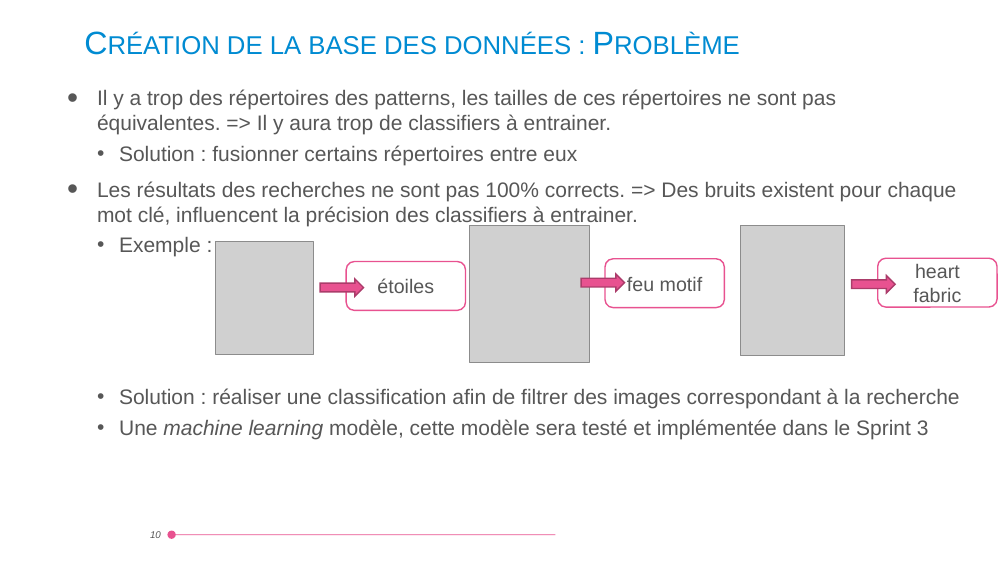
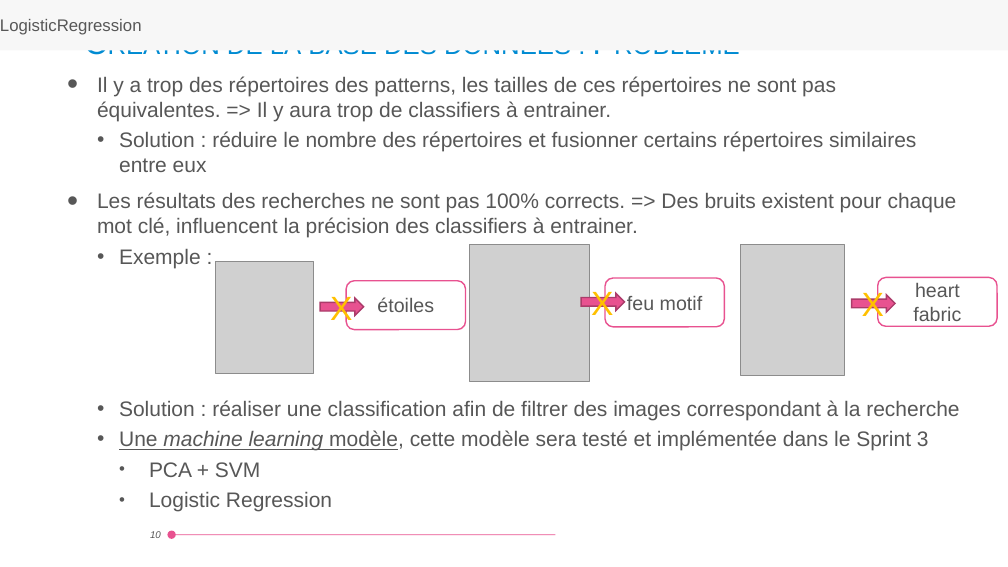
Before and after one commit to nanzhao2016/Projet_Mode, a slide deck: slide 10 of methodologie.pptx. Drawn at 1008x567 pixels with LibreOffice and Linux fonts; fonts in the diff are those of the drawing; grey boxes stand for pictures; background and template pictures are left out. Boxes give left, top, right and bottom in pixels: in the first picture for what was removed or moved away, otherwise in the second. Text is boxed around its words. In the diff, an @@ line names an element or a change of style, - is before the commit and + after.

Commit message:
avancement sprint2

```diff
--- a/methodologie.pptx
+++ b/methodologie.pptx
@@ rectangle added at [0,0,1008,50], fill #F7F7F7, 12 pt, text #575757 @@
+LogisticRegression
@@ text "Il y a trop des ...": place and size @@
-text "Il y a trop des ..." at [97,89,959,439]
+text "Il y a trop des ..." at [97,76,959,477]
@@ text at [119,131,916,172]: text changed @@
-  • Solution : fusionner certains répertoires entre eux
+  • Solution : réduire le nombre des répertoires et fusionner certains répertoires similaires entre eux
@@ text in right arrow at [330,293,352,327]: text added @@
+X
@@ text in right arrow at [591,288,613,322]: text added @@
+X
@@ 3 pictures, 3 rounded rectangles, 3 right arrows: place and size @@
-3 pictures, 3 rounded rectangles, 3 right arrows at [216,226,997,363]
+3 pictures, 3 rounded rectangles, 3 right arrows at [216,245,997,382]
@@ text in right arrow at [862,289,884,323]: text added @@
+X
@@ text at [119,430,929,451]: underline on in "Une machine learning modèle," @@
@@ text at [149,462,260,477]: paragraphs added @@
+    • PCA + SVM
+    • Logistic Regression
```
Also in this commit, not shown: 1 other slide changed.
